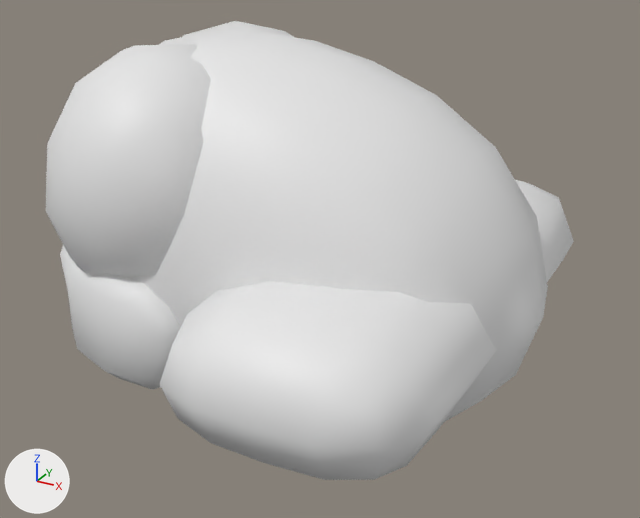
The FBX model Assets/Layout/bird.fbx as it was, and as the next commit left it.
The view is the same before and after, from a camera (50 mm lens) standing at (0.879, -1.511, 0.88) and looking at (0.052, -0.006, 0.127). Lighting does not change. The marker at lower left points along +X, +Y and +Z. Where no turn or scale is listed for an object, it has been applied to the vertices.

Script lines for the objects in view, before the commit:
```python
me_cubeziercurve_002 = bpy.data.meshes.new('CUBezierCurve.002')
me_cubeziercurve_002.from_pydata(...)  # 1064 vertices, 1100 faces; spans x -0.521..0.534, y -0.578..0.535, z -0.236..0.588
# faces by material slot: [572, 128, 120, 144, 112, 24]
me_cubeziercurve_002.materials.append(mat_material_001)  # white #e7e7e7
me_cubeziercurve_002.materials.append(mat_material_004)  # white #e7e7e7
me_cubeziercurve_002.materials.append(mat_material_003)  # white #e7e7e7
me_cubeziercurve_002.materials.append(mat_material_005)  # white #e7e7e7
me_cubeziercurve_002.materials.append(mat_material_006)  # white #e7e7e7
me_cubeziercurve_002.materials.append(mat_material_009)  # white #e7e7e7
ob_beziercurve_002 = bpy.data.objects.new('BezierCurve.002', me_cubeziercurve_002)
ob_beziercurve_002.location = (0.0, 0.0, 0.0)
```
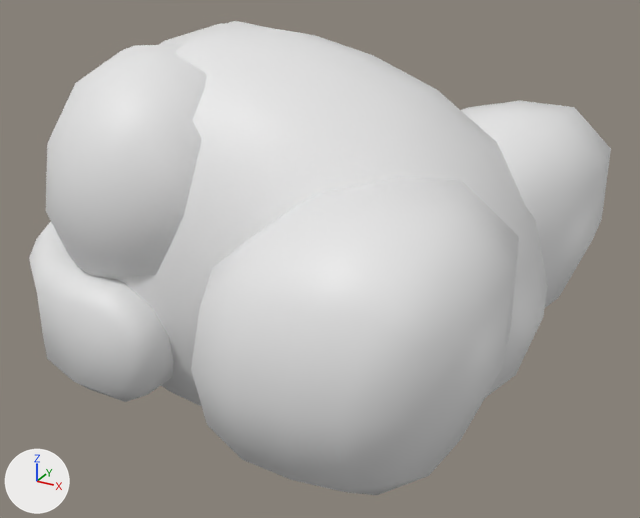
Where the newer file only moved an object's origin or applied its transform, the numbers keep the older frame.

Scene script edits in JSON lines:
```json
{"block": "me_cubeziercurve_002", "where": "# used by ob_beziercurve_002; location = (0.0, 0.0, 0.0)"}
{"op": "remove", "block": "me_cubeziercurve_002", "code": "me_cubeziercurve_002.from_pydata(...)  # 1064 vertices, 1100 faces; spans x -0.521..0.534, y -0.578..0.535, z -0.236..0.588"}
{"op": "add", "block": "me_cubeziercurve_002", "code": "me_cubeziercurve_002.from_pydata(...)  # 1064 vertices, 1100 faces; spans x -0.6..0.55, y -0.589..0.546, z -0.236..0.599"}
{"block": "me_cubeziercurve_002", "change": "me_cubeziercurve_002 part 1: the loose piece of 63 vertices spanning x -0.004..0.495, y -0.578..-0.027, z -0.021..0.239 is rebuilt with 63 vertices and now spans x 0.07..0.55, y -0.589..-0.008, z -0.098..0.421"}
{"block": "me_cubeziercurve_002", "change": "me_cubeziercurve_002 part 2: the loose piece of 63 vertices spanning x -0.004..0.495, y -0.015..0.535, z -0.021..0.239 is rebuilt with 63 vertices and now spans x 0.07..0.55, y -0.034..0.546, z -0.098..0.421"}
{"block": "me_cubeziercurve_002", "change": "me_cubeziercurve_002 part 3: 463 vertices moved from x -0.521..0.449, y -0.531..0.489, z -0.054..0.588 to x -0.6..0.509, y -0.544..0.501, z -0.083..0.599"}
```

What differs and where, as boxes [x1, y1, x2, y2] in the pictures (640 x 518 px; the box of a moved part takes in the faces that stretch with it):
```json
{"object": "BezierCurve.002", "change": "reshaped", "before": [46, 21, 574, 480], "after": [29, 21, 611, 495], "on screen": "10% wider"}
{"part": 1, "of": "me_cubeziercurve_002", "change": "rebuilt", "before": [159, 281, 497, 480], "after": [191, 177, 519, 495]}
{"part": 2, "of": "me_cubeziercurve_002", "change": "rebuilt", "before": [515, 180, 574, 282], "after": [461, 101, 611, 308]}
{"part": 3, "of": "me_cubeziercurve_002", "change": "moved or reshaped", "before": [60, 29, 536, 390], "after": [29, 23, 535, 402]}
```
